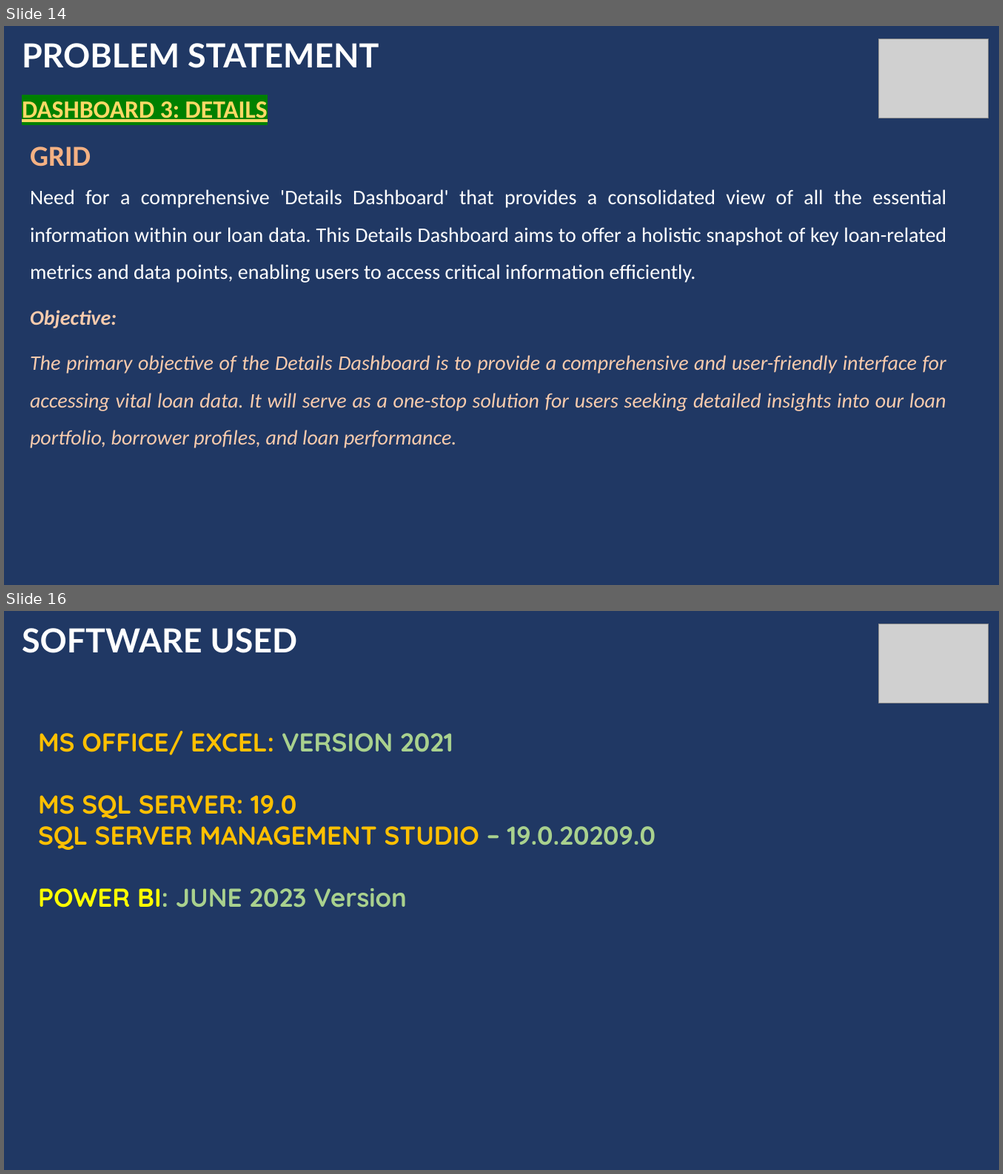
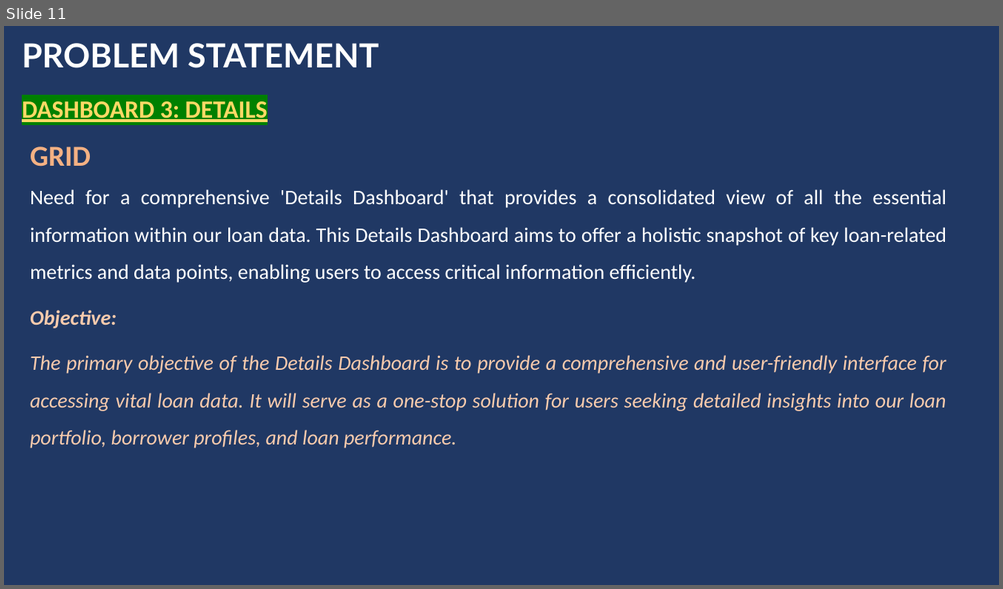
Before and after one commit to yashvskothari/Loan_Analysis_Dashboard, a slide deck: Bank Loan PPT Power BI.pptx. Shown one above the other, each under a label of ours: slides 14 and 16 before the commit, slide 11 after it; the slides between them are not shown. The pictures are 1003x1174 and 1003x589 pixels, drawn with LibreOffice and Linux fonts; fonts in the diff are those of the drawing; grey boxes stand for pictures. Boxes give left, top, right and bottom in pixels: in the first picture for what was removed or moved away, otherwise in the second. Text is boxed around its words. In the diff, an @@ line names an element or a change of style, - is before the commit and + after.

```diff
--- a/Bank Loan PPT Power BI.pptx
+++ b/Bank Loan PPT Power BI.pptx
@@ slide 16 removed at (4, 611, 999, 1170), background #203864 @@
@@ text removed at (22, 628, 298, 653) @@
-SOFTWARE USED
@@ picture removed at (879, 624, 989, 703) @@
@@ text removed at (38, 731, 655, 908) @@
-MS OFFICE/ EXCEL: VERSION 2021
-MS SQL SERVER: 19.0
-SQL SERVER MANAGEMENT STUDIO – 19.0.20209.0
-POWER BI: JUNE 2023 Version
@@ what was slide 14 is now slide 11 @@
@@ slide 11 changed as well @@
@@ picture removed at (879, 39, 989, 118) @@
```
Also in this commit, not shown: 7 other slides changed, 3 slides added, 8 other slides removed, 3 other files.
